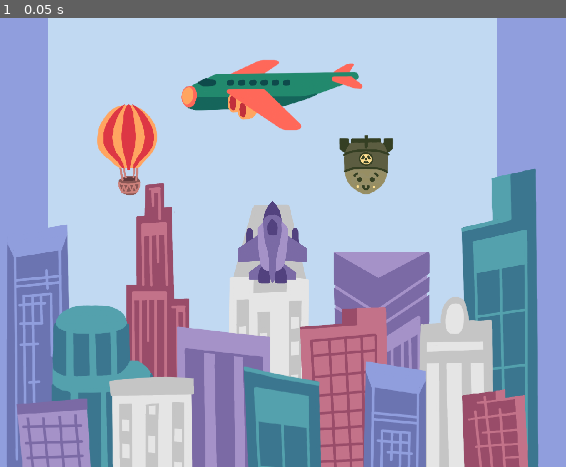
Above: before the commit, frame 1.
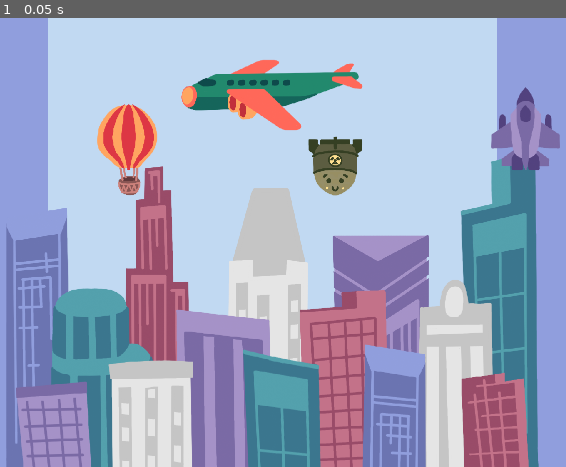
Above: after the commit, the same moment.

Repository: Hangover-Sunshine/DEFCON-JUNIOR
Game: Godot game, scene res://scenes/test/demo_art.tscn
Same seed, same stepped clock (60 frames per second), same inputs: the game is played once before the commit and once after it. This scene is started directly instead of the project's main scene.
Inputs:
- Up to frame 1 (0.05 s): no input

The runs differ from the first frame. In frame 1, 20% of the frame differs, in the area x 1-99%, y 15-100%.

Commit message:
Environmental Assets - City and Nuke

Diff:
--- /dev/null
+++ b/prefabs/art/environment/env_city.tscn
@@ -0,0 +1,22 @@
+[gd_scene load_steps=4 format=3 uid="uid://c0n71c7qli14s"]
+
+[ext_resource type="Texture2D" uid="uid://c2go0mxou7gr" path="res://assets/sprites/environment/Env_City_Back.png" id="1_g6qyy"]
+[ext_resource type="Texture2D" uid="uid://b1q3lg71vxg5w" path="res://assets/sprites/environment/Env_City_Mid.png" id="2_nb5hs"]
+[ext_resource type="Texture2D" uid="uid://svigrlwobcbb" path="res://assets/sprites/environment/Env_City_Fore.png" id="3_yt2dh"]
+
+[node name="Env_City" type="Node2D"]
+
+[node name="EnvCityBack" type="Sprite2D" parent="."]
+texture = ExtResource("1_g6qyy")
+offset = Vector2(0, -396)
+hframes = 2
+
+[node name="EnvCityMid" type="Sprite2D" parent="."]
+texture = ExtResource("2_nb5hs")
+offset = Vector2(0, -234)
+hframes = 2
+
+[node name="EnvCityFore" type="Sprite2D" parent="."]
+texture = ExtResource("3_yt2dh")
+offset = Vector2(0, -162)
+hframes = 2
--- /dev/null
+++ b/prefabs/art/environment/env_nuke.tscn
@@ -0,0 +1,14 @@
+[gd_scene load_steps=3 format=3 uid="uid://cn0r2om5sjehq"]
+
+[ext_resource type="Texture2D" uid="uid://bts4werpygtin" path="res://assets/sprites/environment/Env_Nuke1.png" id="1_rhotg"]
+[ext_resource type="Texture2D" uid="uid://b6007fg6iyedm" path="res://assets/sprites/environment/Env_Nuke2.png" id="2_phoa4"]
+
+[node name="Env_Nuke" type="Node2D"]
+
+[node name="Cloud" type="Sprite2D" parent="."]
+texture = ExtResource("1_rhotg")
+offset = Vector2(0, -447.5)
+
+[node name="Ring" type="Sprite2D" parent="."]
+position = Vector2(0, -380)
+texture = ExtResource("2_phoa4")
--- a/scenes/test/demo_art.tscn
+++ b/scenes/test/demo_art.tscn
@@ -4,7 +4,7 @@
 [ext_resource type="PackedScene" uid="uid://bfgxj2i15qqvr" path="res://prefabs/art/prop/prop_plane.tscn" id="1_g0ygs"]
 [ext_resource type="PackedScene" uid="uid://dny78qniqp7xr" path="res://prefabs/art/pc_skeleton.tscn" id="3_vooma"]
 [ext_resource type="PackedScene" uid="uid://gww7h28trftn" path="res://prefabs/art/enemy/enemy_jet.tscn" id="4_dxkhi"]
-[ext_resource type="PackedScene" uid="uid://c0n71c7qli14s" path="res://scripts/env_city.tscn" id="5_fqmmg"]
+[ext_resource type="PackedScene" uid="uid://c0n71c7qli14s" path="res://prefabs/art/environment/env_city.tscn" id="5_fqmmg"]
 
 [node name="demo_art" type="Node2D"]
 
@@ -26,6 +26,10 @@
 offset_bottom = 540.0
 color = Color(0.756863, 0.85098, 0.94902, 1)
 
+[node name="Env_City" parent="." instance=ExtResource("5_fqmmg")]
+show_behind_parent = true
+position = Vector2(0, 540)
+
 [node name="Prop_Plane" parent="." instance=ExtResource("1_g0ygs")]
 position = Vector2(-5, -356)
 
@@ -33,10 +37,7 @@
 position = Vector2(-344, -167)
 
 [node name="PC_Skeleton" parent="." instance=ExtResource("3_vooma")]
-position = Vector2(225, -187)
+position = Vector2(151, -184)
 
 [node name="Enemy_Jet" parent="." instance=ExtResource("4_dxkhi")]
-
-[node name="Env_City" parent="." instance=ExtResource("5_fqmmg")]
-show_behind_parent = true
-position = Vector2(1, 580)
+position = Vector2(608, -273)
--- a/scripts/env_city.tscn
+++ /dev/null
@@ -1,19 +0,0 @@
-[gd_scene load_steps=4 format=3 uid="uid://c0n71c7qli14s"]
-
-[ext_resource type="Texture2D" uid="uid://c4133mwhw0jq" path="res://assets/sprites/environment/Env_Back_City.png" id="1_h7afr"]
-[ext_resource type="Texture2D" uid="uid://r8qwv7ehmru6" path="res://assets/sprites/environment/Env_Mid_City.png" id="2_iihg3"]
-[ext_resource type="Texture2D" uid="uid://cddsyunmb86oa" path="res://assets/sprites/environment/Env_Fore_City.png" id="3_hn3qc"]
-
-[node name="Env_City" type="Node2D"]
-
-[node name="EnvBackCity" type="Sprite2D" parent="."]
-texture = ExtResource("1_h7afr")
-offset = Vector2(0, -379)
-
-[node name="EnvMidCity" type="Sprite2D" parent="."]
-texture = ExtResource("2_iihg3")
-offset = Vector2(0, -224.32)
-
-[node name="EnvForeCity" type="Sprite2D" parent="."]
-position = Vector2(0, -147.5)
-texture = ExtResource("3_hn3qc")
Binary file removed: assets/sprites/environment/Env_Back_City.png
Binary file added: assets/sprites/environment/Env_City_Back.png
Not shown, added: assets/sprites/environment/Env_City_Back.png.import
Binary file added: assets/sprites/environment/Env_City_Fore.png
Not shown, added: assets/sprites/environment/Env_City_Fore.png.import
Binary file added: assets/sprites/environment/Env_City_Mid.png
Not shown, added: assets/sprites/environment/Env_City_Mid.png.import
Binary file removed: assets/sprites/environment/Env_Fore_City.png
Binary file removed: assets/sprites/environment/Env_Mid_City.png
Binary file added: assets/sprites/environment/Env_Nuke1.png
Not shown, changed: assets/sprites/environment/Env_Nuke1.png.import
Binary file added: assets/sprites/environment/Env_Nuke2.png
(and 11 more such lines)
